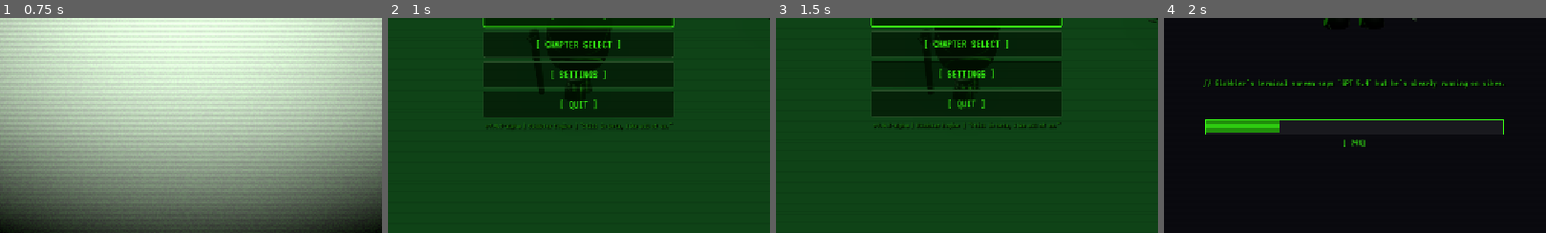
Above: before the commit, frames 1-4 (left to right).
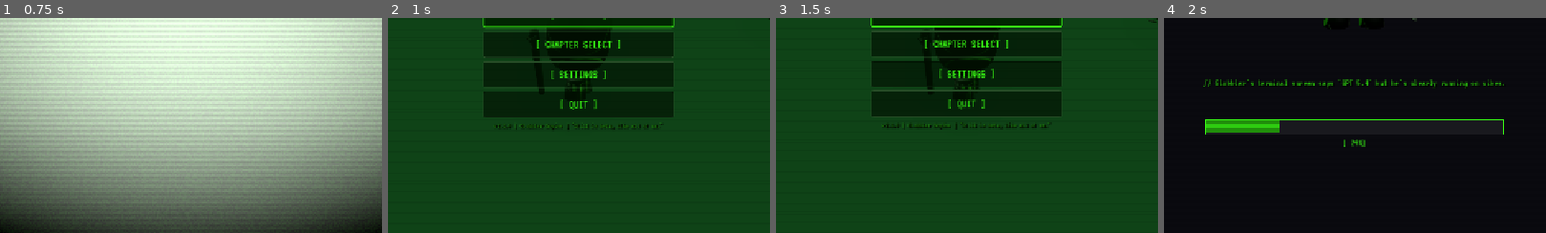
Above: after the commit, the same moments.

Repository: hwashburn1011/globblers-journey
Game: Godot game, scene res://scenes/main/splash.tscn
The game is run twice, just before and just after one commit, with the same random seed, the same clock (stepped at 60 frames per second) and the same inputs.
Inputs (mouse positions are % of the whole screen's width and height, from its top left):
- Up to frame 1 (0.75 s): tap Enter (menu_confirm) at 0.5 s; move the mouse to (72, 45) at 0.52 s; hold Right (hack_right) from 0.53 s (still down); hold V (agent_cycle) from 0.53 s (still down); click (72, 45) at 0.67 s
- Up to frame 2 (1 s): keep holding Right (hack_right); keep holding V (agent_cycle)
- Up to frame 3 (1.5 s): release Right (hack_right) at 1.25 s; release V (agent_cycle) at 1.25 s; click "[ NEW GAME ]" at 1.25 s
- Up to frame 4 (2 s): no input
The pictures show only the part of the screen within x 25-75%, y 50-100%; the shares and areas given below are measured in that part.

Frame 1 is identical in both runs. In frame 2, 0.3% of the frame differs, in the area x 25-75%, y 49-52%; in frame 3, 0.3%; in frame 4, nothing differs.

Commit message:
feat: Task 3.5 — add version display to main menu
Add GAME_VERSION constant ("2.1.0") to GameManager and wire it into the
main menu version label, replacing the hardcoded "v0.4.3-alpha" string.

Co-Authored-By: Claude Opus 4.6 (1M context) <noreply@anthropic.com>

Diff:
--- a/scenes/main/main_menu.gd
+++ b/scenes/main/main_menu.gd
@@ -323,7 +323,7 @@
 
 	# Version tag at bottom
 	var version_label = Label.new()
-	version_label.text = "v0.4.3-alpha | Globbler Engine | \"Still in beta, like all of us.\""
+	version_label.text = "v%s | Globbler Engine | \"Still in beta, like all of us.\"" % GameManager.GAME_VERSION
 	version_label.horizontal_alignment = HORIZONTAL_ALIGNMENT_CENTER
 	version_label.add_theme_color_override("font_color", Color(GREEN, 0.5))
 	version_label.add_theme_font_size_override("font_size", 12)
--- a/scripts/game_manager.gd
+++ b/scripts/game_manager.gd
@@ -2,6 +2,8 @@
 
 # Game Manager - The orchestration layer for The Globbler's Journey
 # Now with enemy tracking, combos, time tracking, and actual game flow
+
+const GAME_VERSION := "2.1.0"
 
 # Difficulty — because some players want a challenge and others just want the sarcasm
 enum Difficulty { EASY, NORMAL, HARD }
Not shown, changed: TASKS.md
